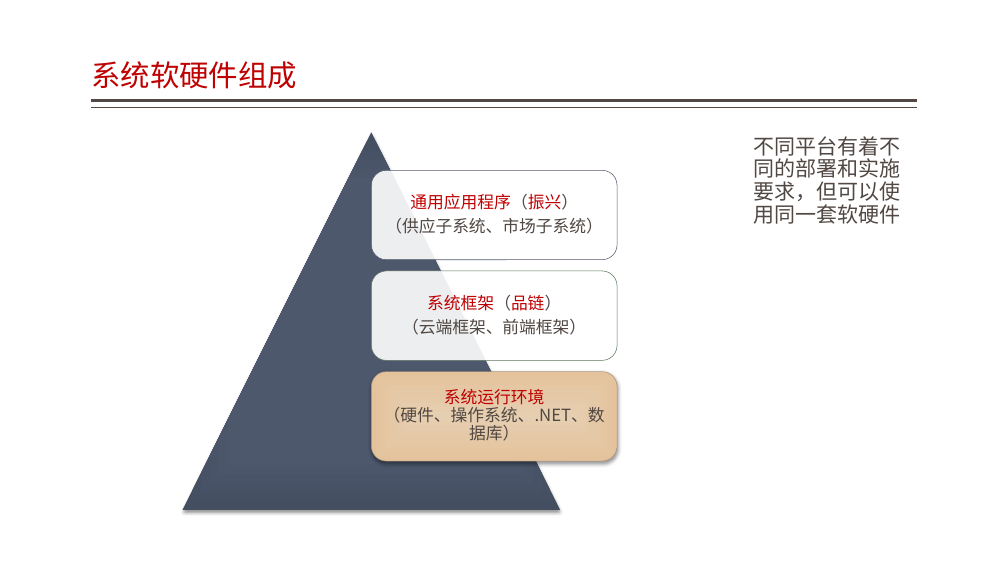
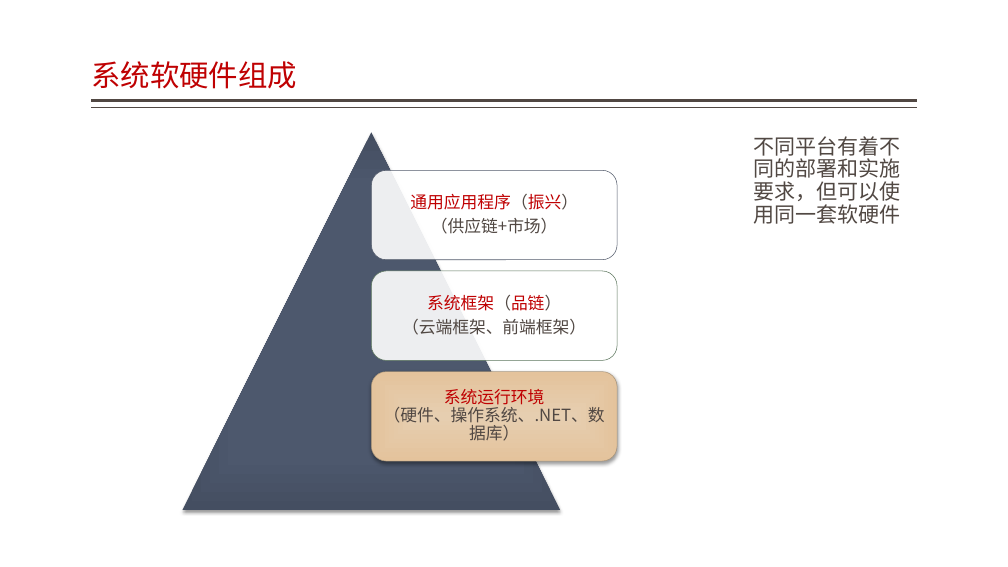
Before and after one commit to jzgi/chainsmart, a slide deck: slide 12 of Docs/振兴设计概要.pptx. Drawn at 1008x567 pixels with LibreOffice and Linux fonts; fonts in the diff are those of the drawing. Boxes give left, top, right and bottom in pixels: in the first picture for what was removed or moved away, otherwise in the second. Text is boxed around its words. In the diff, an @@ line names an element or a change of style, - is before the commit and + after.

```diff
--- a/Docs/振兴设计概要.pptx
+++ b/Docs/振兴设计概要.pptx
@@ text at bbox=[431, 218, 558, 234]: text changed @@
-（供应子系统、市场子系统）
+（供应链+市场）
```
Also in this commit, not shown: 4 other slides changed, 50 other files.
